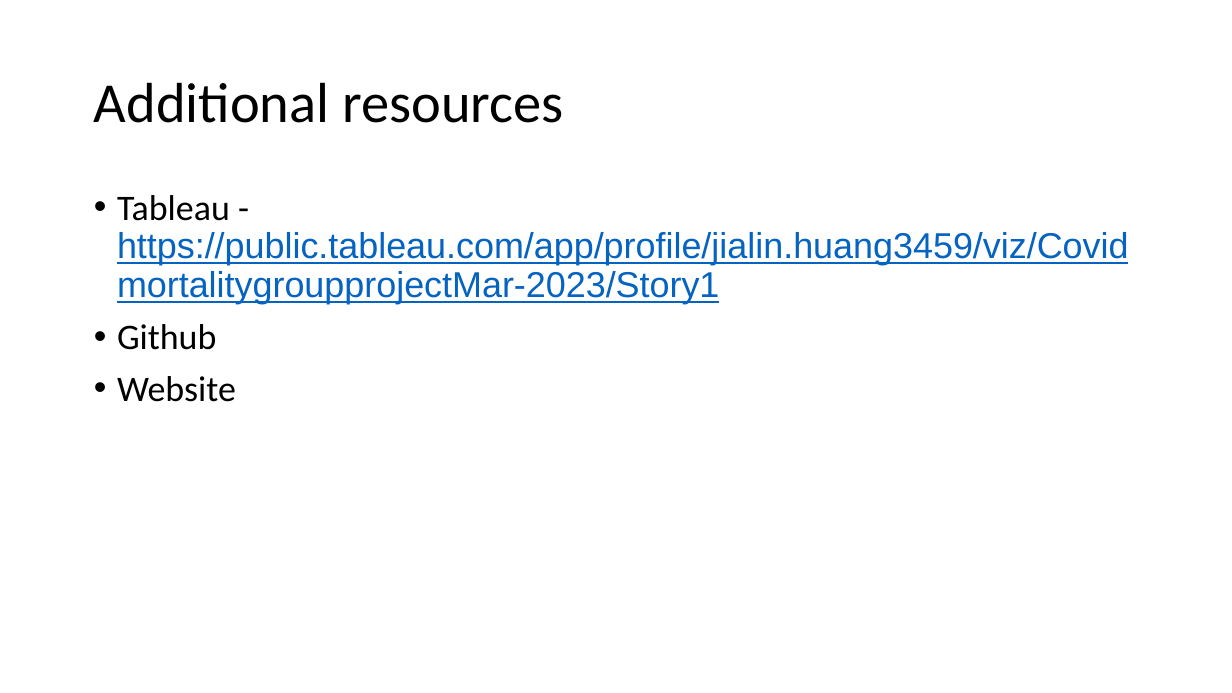
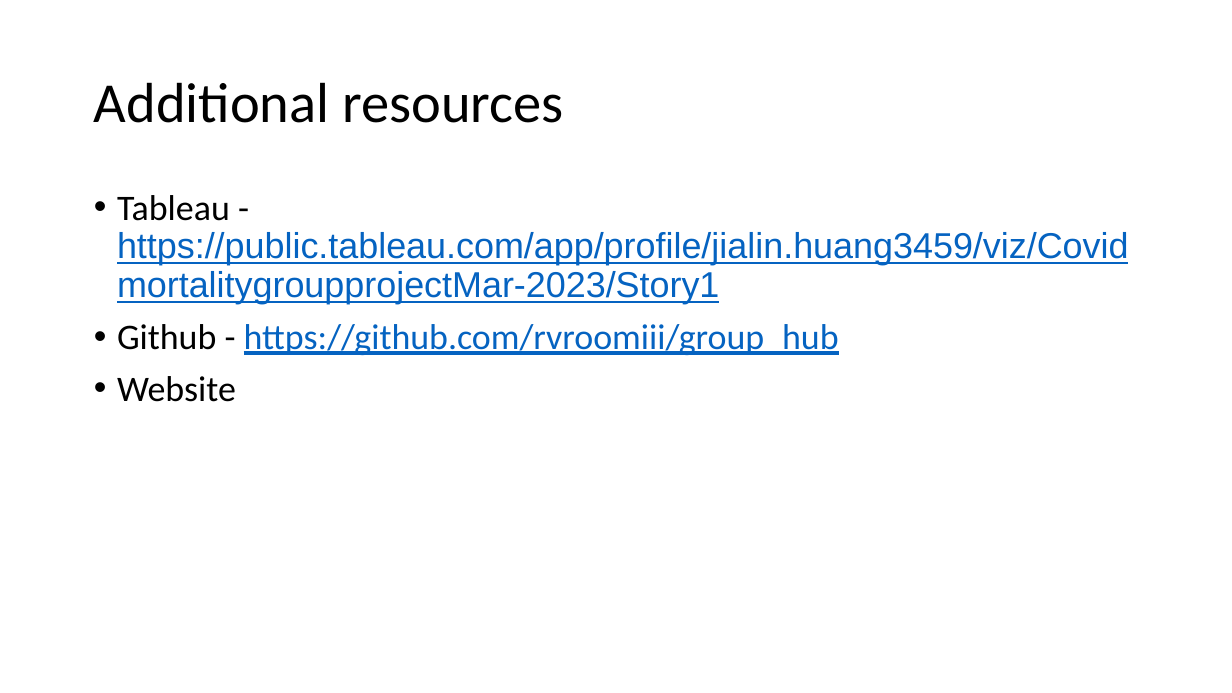
Before and after one commit to rvroomiii/group_hub, a slide deck: slide 10 of Covid-presentation.pptx (slide 7 before the commit). Drawn at 1232x693 pixels with LibreOffice and Linux fonts; fonts in the diff are those of the drawing. Boxes give left, top, right and bottom in pixels: in the first picture for what was removed or moved away, otherwise in the second. Text is boxed around its words. In the diff, an @@ line names an element or a change of style, - is before the commit and + after.

```diff
--- a/Covid-presentation.pptx
+++ b/Covid-presentation.pptx
@@ text at box(117, 324, 839, 355): text changed; text colour #000000 to #0563C1 @@
-• Github
+• Github - https://github.com/rvroomiii/group_hub
```
Also in this commit, not shown: 4 other slides changed, 6 slides added, 3 slides removed.
